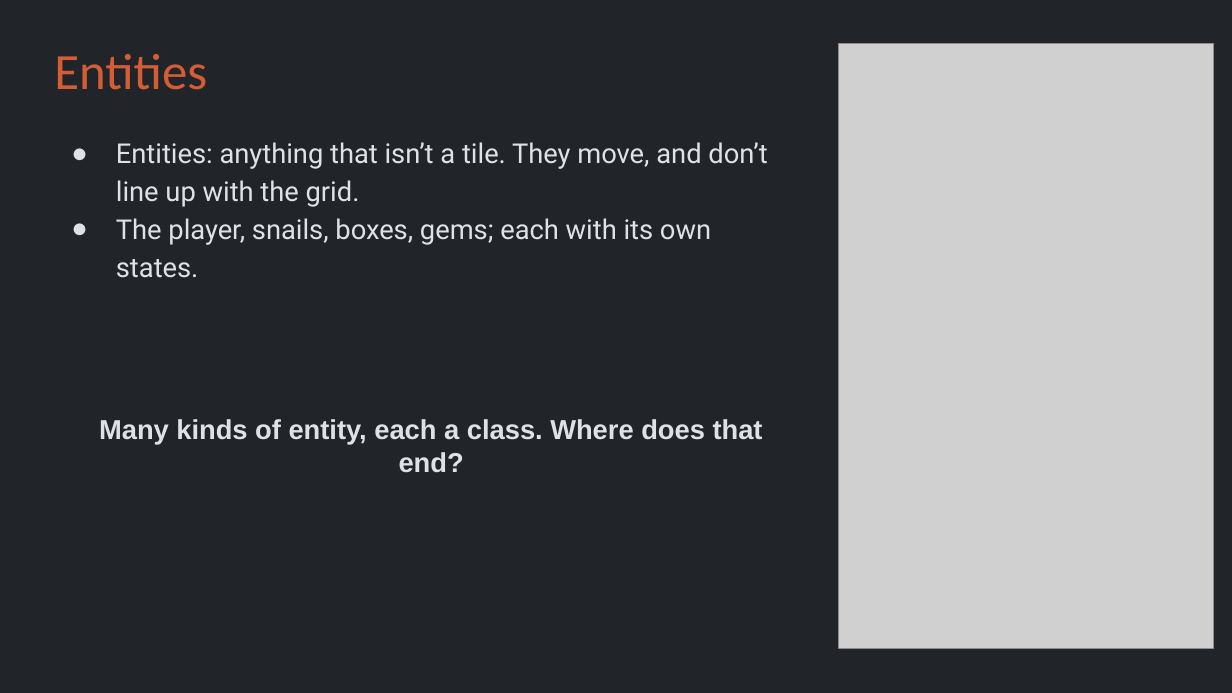
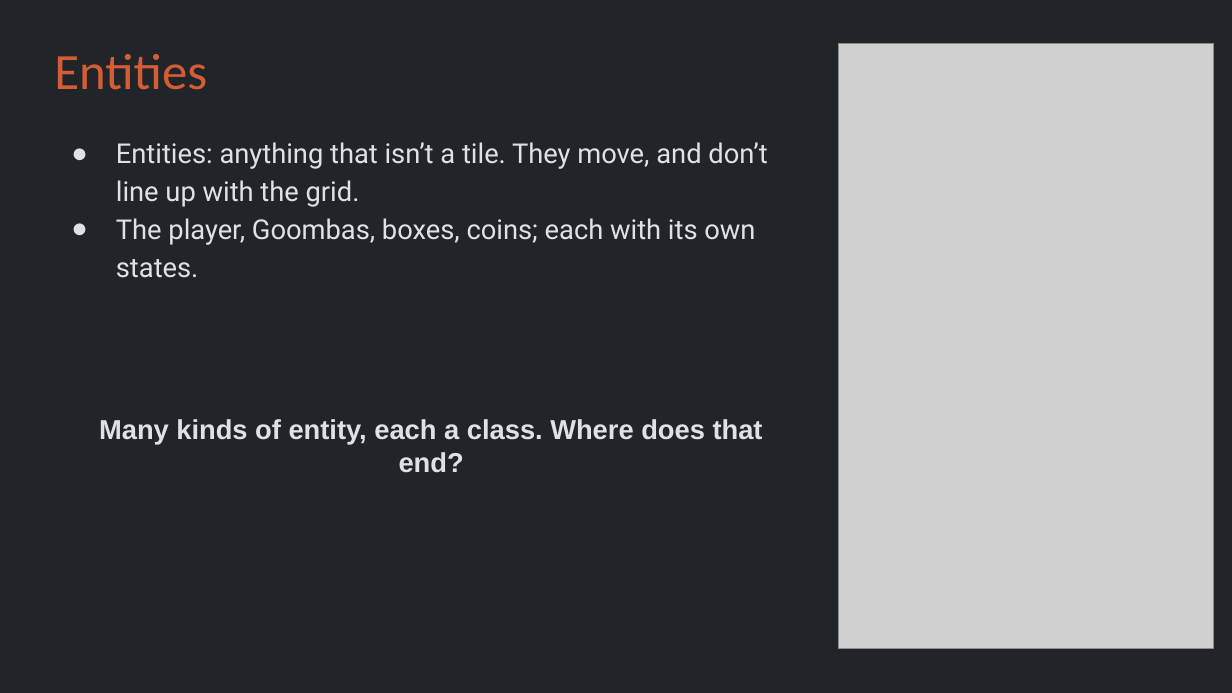
Before and after one commit to Metamate/gar, a slide deck: slide 37 of slides/06 Super Mario Bros.pptx. Drawn at 1232x693 pixels with LibreOffice and Linux fonts; fonts in the diff are those of the drawing; grey boxes stand for pictures. Boxes give left, top, right and bottom in pixels: in the first picture for what was removed or moved away, otherwise in the second. Text is boxed around its words. In the diff, an @@ line names an element or a change of style, - is before the commit and + after.

```diff
--- a/slides/06 Super Mario Bros.pptx
+++ b/slides/06 Super Mario Bros.pptx
@@ text at box(116, 218, 755, 278): text changed @@
-● The player, snails, boxes, gems; each with its own states.
+● The player, Goombas, boxes, coins; each with its own states.
```
Also in this commit, not shown: 2 other slides changed, 8 other files.
